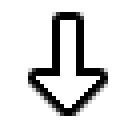
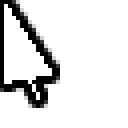
Layered file, before and after one edit (128x128). Changes by layer:
added layer "Cursor" above "Interact" over box(4, 4, 52, 100)
hid "DownArrow" over box(36, 20, 100, 108)
